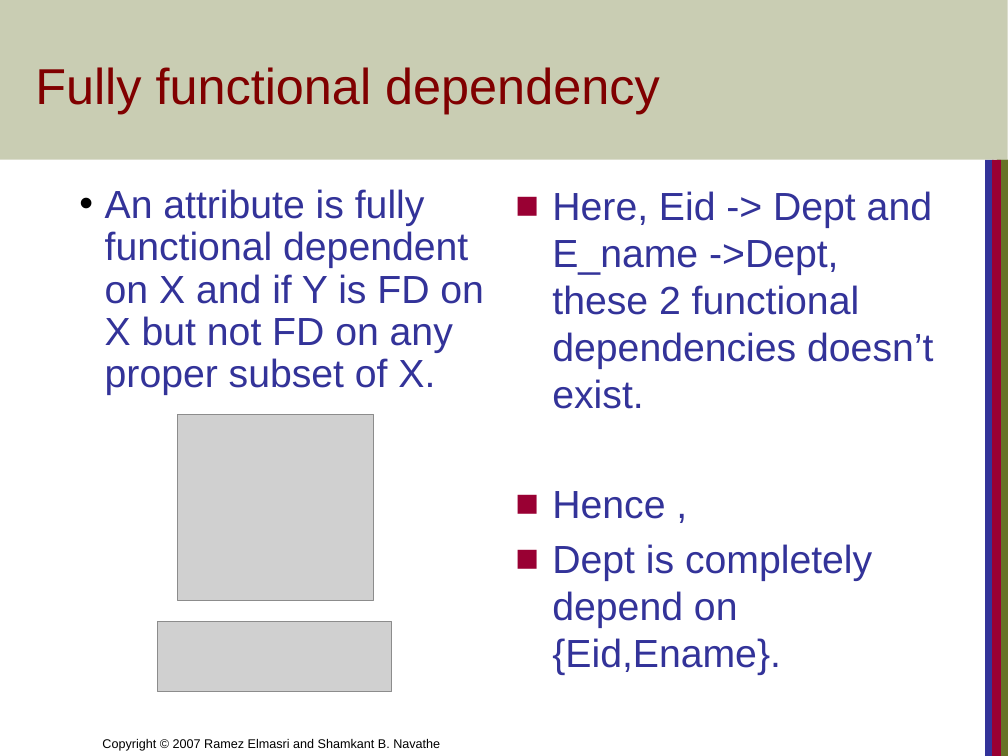
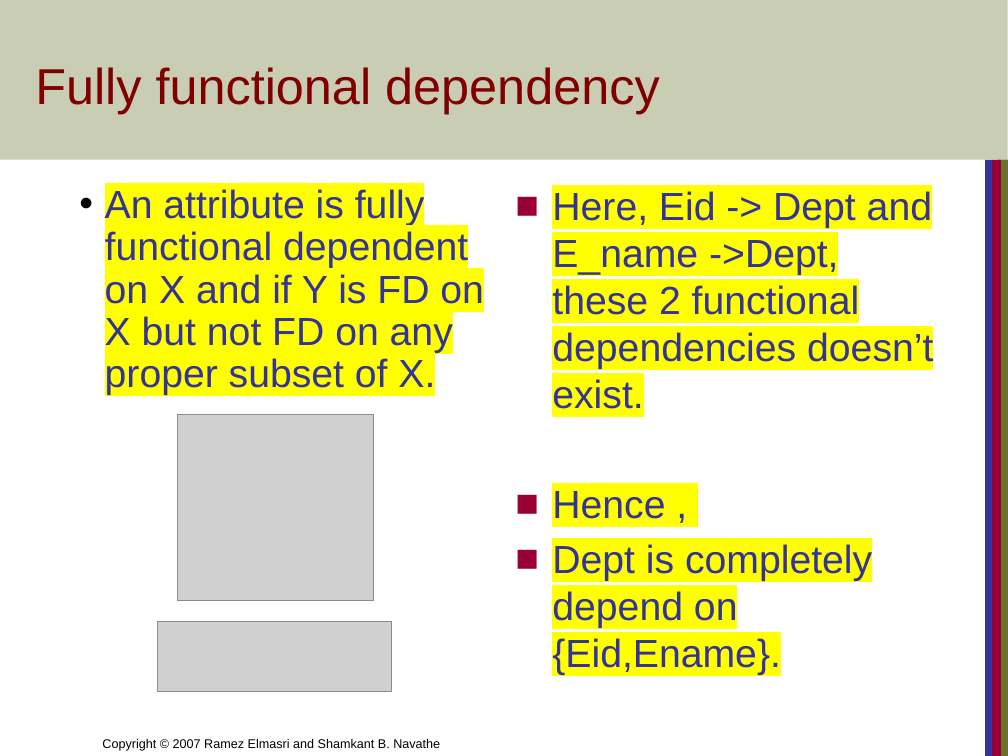
Before and after one commit to Om-Thanage/SY-NOTES, a slide deck: slide 45 of Sem 4/RDBMS/Module 4/4.1_Relational database Design.pptx. Drawn at 1008x756 pixels with LibreOffice and Linux fonts; fonts in the diff are those of the drawing; grey boxes stand for pictures. Boxes give left, top, right and bottom in pixels: in the first picture for what was removed or moved away, otherwise in the second. Text is boxed around its words. In the diff, an @@ line names an element or a change of style, - is before the commit and + after.

```diff
--- a/Sem 4/RDBMS/Module 4/4.1_Relational database Design.pptx
+++ b/Sem 4/RDBMS/Module 4/4.1_Relational database Design.pptx
@@ text "An attribute is fully functional ..." at [105,187,484,395]: highlight none to #FFFF00 @@
@@ text "Here, Eid -> Dept and ..." at [552,191,933,675]: highlight none to #FFFF00 @@
```
Also in this commit, not shown: 34 other slides changed, 50 other files.
